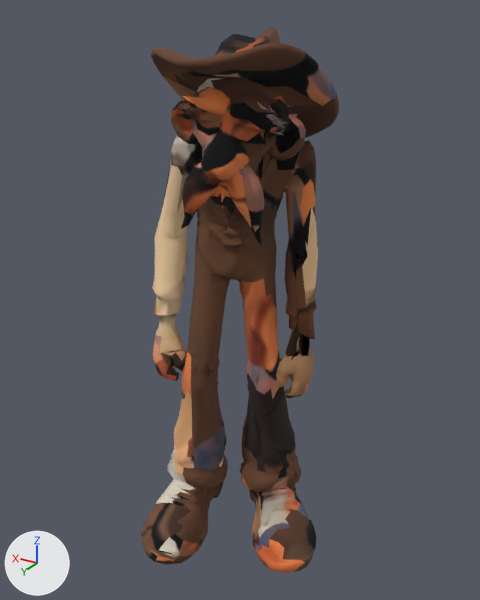
Two versions of the glTF model modelos/personajes/abuelo_vaquero.glb, one commit apart.
Rendered twice from a 50 mm lens placed at (-0.984, 1.612, 1.691), pointed at (-0.003, -0.024, 0.873). Every picture has the same lights, and +X, +Y and +Z are marked at lower left. The first picture is the older version. Where no turn or scale is listed for an object, it has been applied to the vertices. Vertices at exactly the same position are counted once.

The scene before the commit, as lines of its bpy script (objects in view):
```python
ob_brazoderecho = bpy.data.objects.new('BrazoDerecho', me_brazoderecho2)
ob_brazoderecho.location = (0.182, 0.0, 1.062)
ob_brazoizquierdo = bpy.data.objects.new('BrazoIzquierdo', me_brazoizquierdo2)
ob_brazoizquierdo.location = (-0.182, 0.0, 1.062)
ob_cabeza = bpy.data.objects.new('Cabeza', me_cabeza2)
ob_cabeza.location = (0.0, 0.0, 1.128)
ob_piernaderecha = bpy.data.objects.new('PiernaDerecha', me_piernaderecha2)
ob_piernaderecha.location = (0.125, 0.0, 0.63)
ob_piernaizquierda = bpy.data.objects.new('PiernaIzquierda', me_piernaizquierda2)
ob_piernaizquierda.location = (-0.125, 0.0, 0.63)
ob_torso = bpy.data.objects.new('Torso', me_torso2)
ob_torso.location = (0.0, 0.0, 0.63)
```
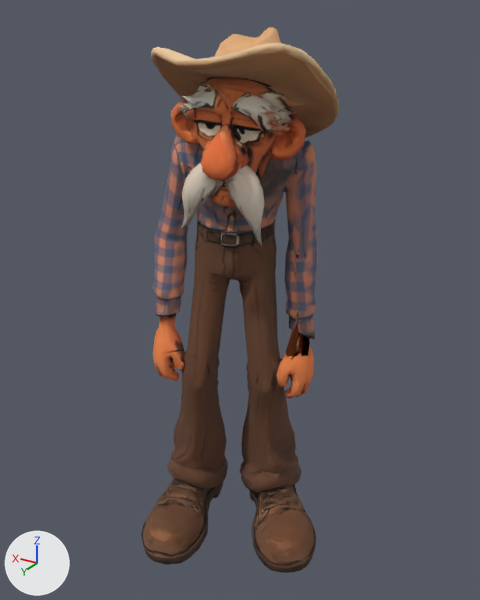
Location of each change, [x1, y1, x2, y2] in pixels of the pictures (480 x 600 px; the box of a moved part takes in the faces that stretch with it):
part 1 of me_brazoderecho2, surface changed (beige to orange)
    both: [152, 211, 188, 353]
part 2 of me_brazoizquierdo2, surface changed
    both: [296, 220, 318, 356]
part 3 of me_cabeza2, surface changed (lighter)
    both: [151, 27, 339, 246]
part 4 of me_piernaderecha2, surface changed
    both: [141, 348, 227, 565]
part 5 of me_piernaizquierda2, moved or reshaped (not visible before)
    after: [284, 345, 312, 365]
part 6 of me_piernaizquierda2, moved or reshaped (not visible afterwards)
    before: [284, 345, 312, 365]
part 7 of me_piernaizquierda2, surface changed
    both: [240, 352, 316, 573]
part 8 of me_torso2, moved or reshaped (mostly hidden afterwards)
    before: [286, 206, 315, 356]
    after: [207, 365, 210, 376]
part 9 of me_torso2, moved or reshaped (not visible before)
    after: [286, 206, 315, 356]
part 10 of me_torso2, moved or reshaped (not visible afterwards)
    before: [173, 165, 315, 219]
part 11 of me_torso2, moved or reshaped (mostly hidden)
    before: [207, 365, 210, 376]
    after: [173, 165, 315, 219]
part 12 of me_torso2, surface changed
    both: [162, 163, 316, 384]

The change in detail:
me_brazoderecho2 has 133 vertices, 266 faces and spans x -0.007..0.13, y -0.063..0.087, z -0.421..0.068.
me_brazoderecho2 is used by ob_brazoderecho; location (0.182, 0.0, 1.062).
me_brazoderecho2 part 1: 266 kept faces spanning x -0.007..0.13, y -0.063..0.087, z -0.421..0.068 get new texture (UV) coordinates.
me_brazoizquierdo2 has 54 vertices, 104 faces and spans x -0.019..0.046, y -0.218..-0.112, z -0.382..0.057.
me_brazoizquierdo2 is used by ob_brazoizquierdo; location (-0.182, 0.0, 1.062).
me_brazoizquierdo2 part 2: 104 kept faces spanning x -0.019..0.046, y -0.218..-0.112, z -0.382..0.057 get new texture (UV) coordinates.
me_cabeza2 has 1056 vertices, 2114 faces and spans x -0.294..0.217, y -0.204..0.247, z -0.026..0.53.
me_cabeza2 is used by ob_cabeza; location (0.0, 0.0, 1.128).
me_cabeza2 part 3: 2111 kept faces spanning x -0.294..0.217, y -0.204..0.247, z -0.026..0.53 get new texture (UV) coordinates.
me_piernaderecha2 has 605 vertices, 1208 faces and spans x -0.084..0.192, y -0.189..0.304, z -0.629..0.054.
me_piernaderecha2 is used by ob_piernaderecha; location (0.125, 0.0, 0.63).
me_piernaderecha2 part 4: 1168 kept faces spanning x -0.084..0.192, y -0.189..0.304, z -0.629..0.054 get new texture (UV) coordinates.
me_piernaizquierda2 has 616 vertices, 1232 faces and spans x -0.192..0.195, y -0.304..0.134, z -0.631..0.056.
me_piernaizquierda2 is used by ob_piernaizquierda; location (-0.125, 0.0, 0.63).
Part 5, on me_piernaizquierda2:
Vertex 614 of me_piernaizquierda2 moves from (0.064, -0.084, -0.001) to (-0.033, -0.146, 0.048) at pixel (299, 351).
Part 6, on me_piernaizquierda2:
Vertex 615 of me_piernaizquierda2 moves from (-0.033, -0.146, 0.048) at pixel (299, 351) to (0.064, -0.084, -0.001).
me_piernaizquierda2 part 7: 1196 kept faces spanning x -0.192..0.195, y -0.304..0.134, z -0.631..0.056 get new texture (UV) coordinates.
me_torso2 has 566 vertices, 1128 faces and spans x -0.189..0.307, y -0.233..0.062, z -0.034..0.663.
me_torso2 is used by ob_torso; location (0.0, 0.0, 0.63).
Part 8, on me_torso2:
Vertex 562 of me_torso2 moves from (-0.154, -0.156, 0.229) to (0.116, 0.005, 0.031).
Part 9, on me_torso2:
Vertex 563 of me_torso2 moves from (-0.06, -0.084, -0.001) to (-0.154, -0.156, 0.229).
Part 10, on me_torso2:
Vertex 564 of me_torso2 moves from (0.019, -0.045, 0.636) to (-0.06, -0.084, -0.001).
Part 11, on me_torso2:
Vertex 565 of me_torso2 moves from (0.116, 0.005, 0.031) to (0.019, -0.045, 0.636).
me_torso2 part 12: 999 kept faces spanning x -0.189..0.307, y -0.233..0.062, z -0.034..0.663 get new texture (UV) coordinates.
